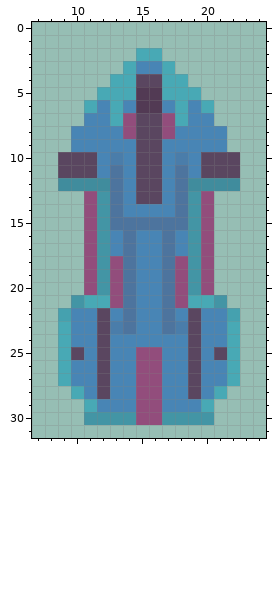
Two states of a pixel-art sprite, sprites/vulture.png. The picture above was drawn from the file before the commit.
The file is 32x32 pixels. Colours within 5 levels of each other are drawn and written as one. Shown: x 7..24, y 0..31.
After:
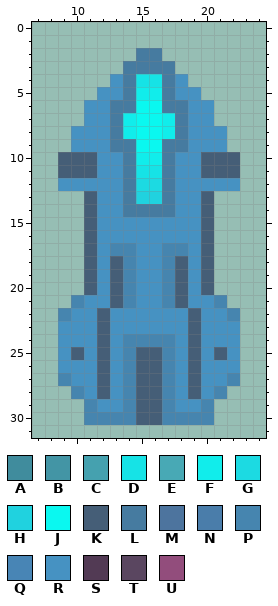
Palette (. is transparent): A #408c9d  B #4395a5  C #45a1af  D #16e3e6  E #48a9b5  F #11edeb  G #1cdae2  H #20d2df  J #0af8f0  K #455e77  L #467ba0  M #4d749e  N #4a7daa  P #4685af  Q #4885b5  R #4692c2  S #523a54  T #5a4660  U #924d7c
The exact change:
@@ x 7..24 @@
  1 ..................
- 2 ........EE........
- 3 .......EQQE.......
- 4 ......EETTEE......
- 5 .....EEESSEEE.....
- 6 ....EQEQSSQEQE....
- 7 ....QQEUTTUEQQ....
- 8 ...QQQQUTTUQQQQ...
- 9 ...QQQQQTTQQQQQ...
-10 ..TTTQNQTTQNQTTT..
-11 ..TTTQMQTTQMQTTT..
-12 ..AAAAMQTTQMAAAA..
-13 ....UBMQTTQMBU....
-14 ....UBMQQQQMBU....
-15 ....UBMMMMMMBU....
-16 ....UBQMQQMQBU....
-17 ....UBQMQQMQBU....
-18 ....UBUMQQMUBU....
-19 ....UBUMQQMUBU....
-20 ....UBUMQQMUBU....
-21 ...BEEUMQQMUEEB...
-22 ..CQQTQMQQMQTQQC..
-23 ..EQQTNMQQMNTQQE..
-24 ..EQQTQQQQQQTQQE..
-25 ..ETQTQQUUQQTQTE..
-26 ..EQQTQQUUQQTQQE..
-27 ..EQQTQQUUQQTQQE..
-28 ...EQTQQUUQQTQE...
-29 ....EQQQUUQQQE....
-30 ....BBBBUUBBBB....
+ 2 ........LL........
+ 3 .......LLLL.......
+ 4 ......RLDDLR......
+ 5 .....RRLFFLRR.....
+ 6 ....RRLLJJLLRR....
+ 7 ....RRLFJJFLRR....
+ 8 ...RRRLFJJFLRRR...
+ 9 ...RRRLLJJLLRRR...
+10 ..KKKRRLFFLRRKKK..
+11 ..KKKRRLDDLRRKKK..
+12 ..RRRRRLGGLRRRRR..
+13 ....KRRLHHLRRK....
+14 ....KRRLLLLRRK....
+15 ....KRRRRRRRRK....
+16 ....KRRRRRRRRK....
+17 ....KRPPRRPPRK....
+18 ....KRKPRRPKRK....
+19 ....KRKPRRPKRK....
+20 ....KRKPRRPKRK....
+21 ...PRRKPRRPKRRP...
+22 ..PRRKRRRRRRKRRP..
+23 ..RRRKRRRRRRKRRR..
+24 ..RRRKRPPPPRKRRR..
+25 ..RKRKRPKKPRKRKR..
+26 ..RRRKRPKKPRKRRR..
+27 ..PRRKRPKKPRKRRP..
+28 ...PRKRPKKPRKRP...
+29 ....PRRPKKPRRP....
+30 ....PPPPKKPPPP....
 31 ..................
